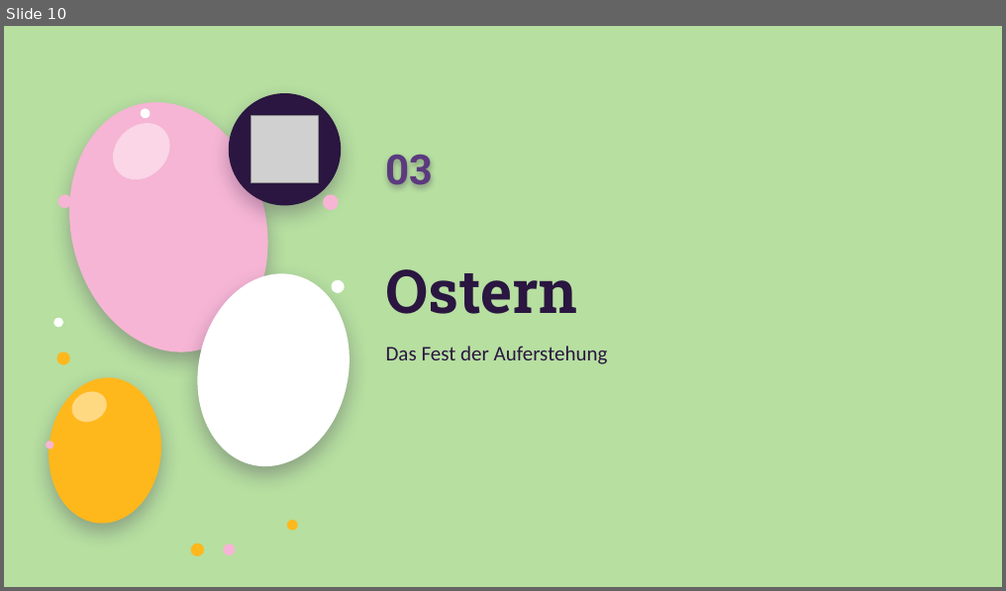
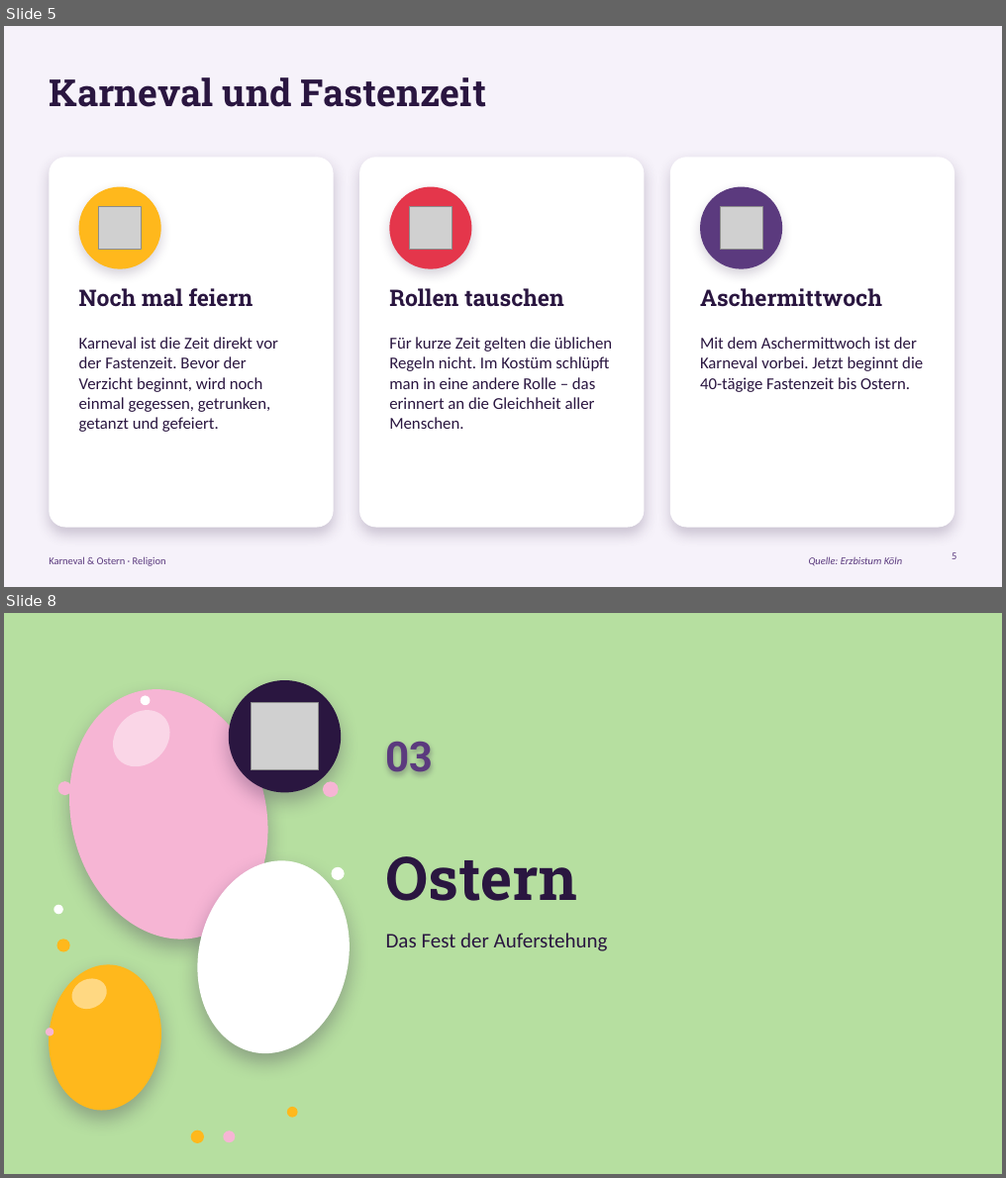
Before and after one commit to Flxrian/Erinnerung, a slide deck: Karneval_und_Ostern.pptx. Shown one above the other, each under a label of ours: slide 10 before the commit, slides 5 and 8 after it; the slides between them are not shown. The pictures are 1006x591 and 1006x1178 pixels, drawn with LibreOffice and Linux fonts; fonts in the diff are those of the drawing; grey boxes stand for pictures. Boxes give left, top, right and bottom in pixels: in the first picture for what was removed or moved away, otherwise in the second. Text is boxed around its words. In the diff, an @@ line names an element or a change of style, - is before the commit and + after.

```diff
--- a/Karneval_und_Ostern.pptx
+++ b/Karneval_und_Ostern.pptx
@@ slide 5 added at (4, 26, 1002, 587), background #F6F2FA @@
@@ title added at (49, 77, 486, 107), 36 pt, text #2A1640, bold @@
+Karneval und Fastenzeit
@@ rounded rectangle added at (49, 157, 334, 528), fill #FFFFFF @@
@@ rounded rectangle added at (359, 157, 645, 528), fill #FFFFFF @@
@@ rounded rectangle added at (670, 157, 954, 528), fill #FFFFFF @@
@@ ellipse added at (79, 187, 161, 270), fill #FFB81C @@
@@ ellipse added at (389, 187, 472, 270), fill #E4364B @@
@@ ellipse added at (700, 187, 782, 270), fill #5B3A7E @@
@@ picture added at (98, 206, 141, 249) @@
@@ picture added at (409, 206, 451, 249) @@
@@ picture added at (720, 206, 762, 249) @@
@@ text added at (79, 288, 252, 307), 22 pt, text #2A1640, bold @@
+Noch mal feiern
@@ text added at (389, 288, 564, 307), 22 pt, text #2A1640, bold @@
+Rollen tauschen
@@ text added at (700, 288, 882, 307), 22 pt, text #2A1640, bold @@
+Aschermittwoch
@@ text added at (79, 337, 278, 432), 16 pt, text #2A1640 @@
+Karneval ist die Zeit direkt vor der Fastenzeit. Bevor der Verzicht beginnt, wird noch einmal gegessen, getrunken, getanzt und gefeiert.
@@ text added at (389, 337, 612, 429), 16 pt, text #2A1640 @@
+Für kurze Zeit gelten die üblichen Regeln nicht. Im Kostüm schlüpft man in eine andere Rolle – das erinnert an die Gleichheit aller Menschen.
@@ text added at (700, 337, 923, 392), 16 pt, text #2A1640 @@
+Mit dem Aschermittwoch ist der Karneval vorbei. Jetzt beginnt die 40-tägige Fastenzeit bis Ostern.
@@ text added at (49, 557, 166, 567), 10 pt, text #5B3A7E @@
+Karneval & Ostern · Religion
@@ text added at (809, 557, 902, 567), 10 pt, text #5B3A7E, italic @@
+Quelle: Erzbistum Köln
@@ page number added at (951, 553, 956, 560), 10 pt, text #5B3A7E @@
+5
@@ what was slide 10 is now slide 8 @@
```
Also in this commit, not shown: 6 slides changed, 10 other slides added, 9 slides removed.
